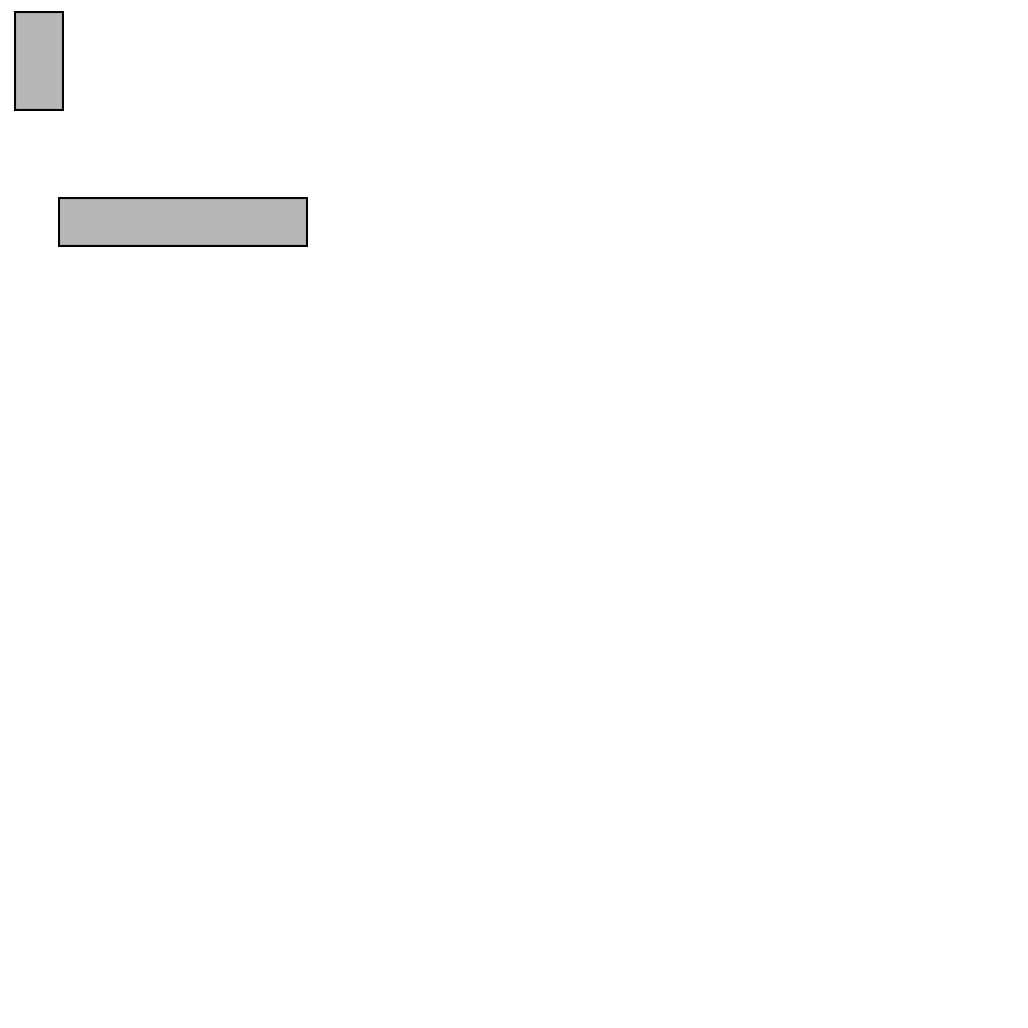
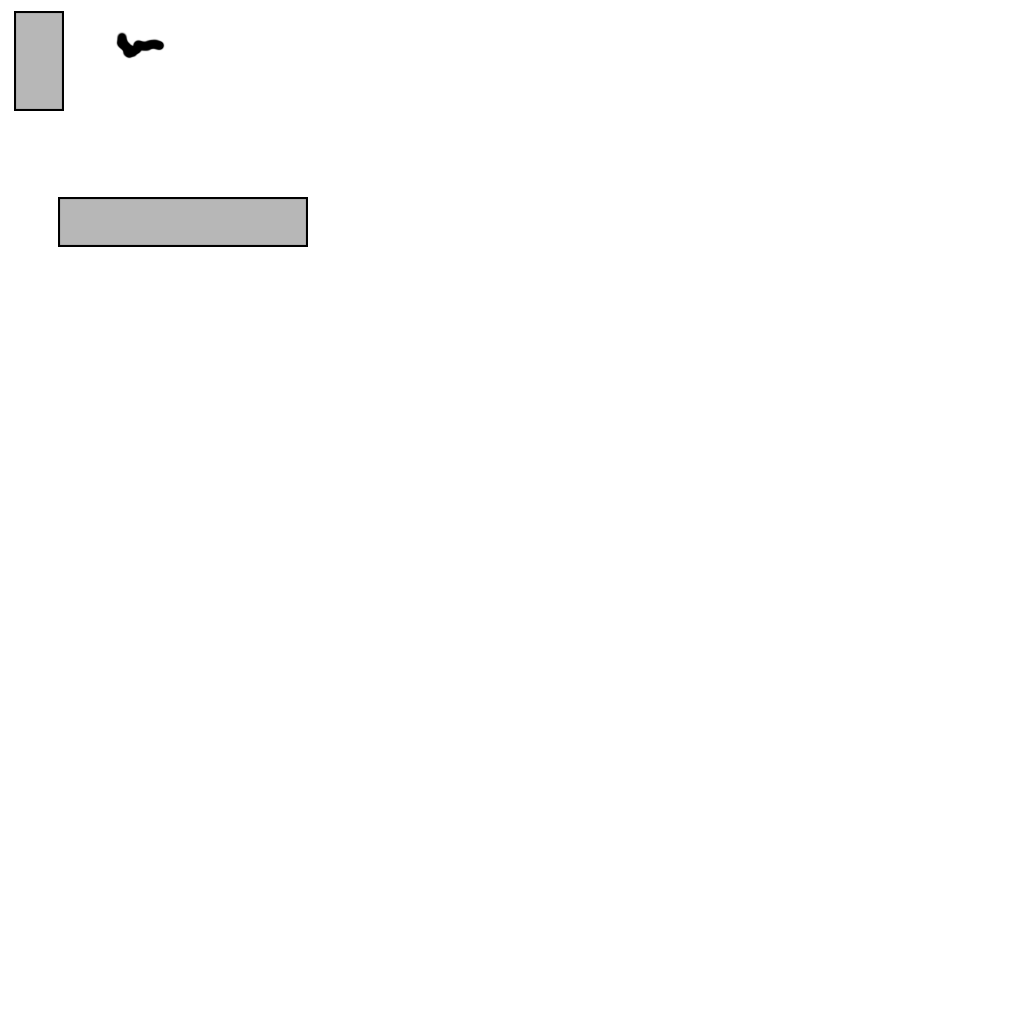
The second 1028 × 1028 image is a revision of the first. Changes to its layers:
added layer "Layer 1" above "Rectangle 2" over [left=116, top=31, right=165, bottom=59]
